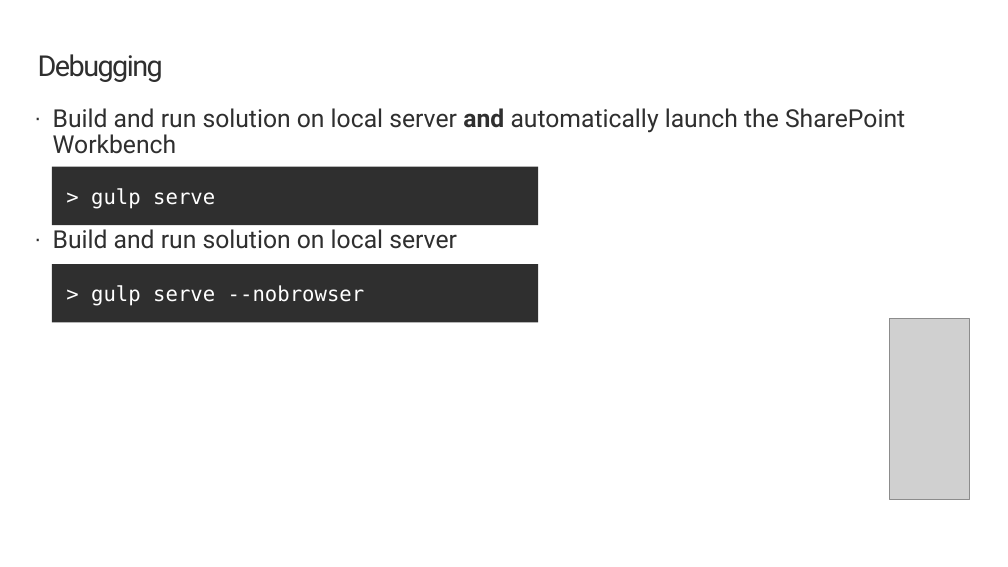
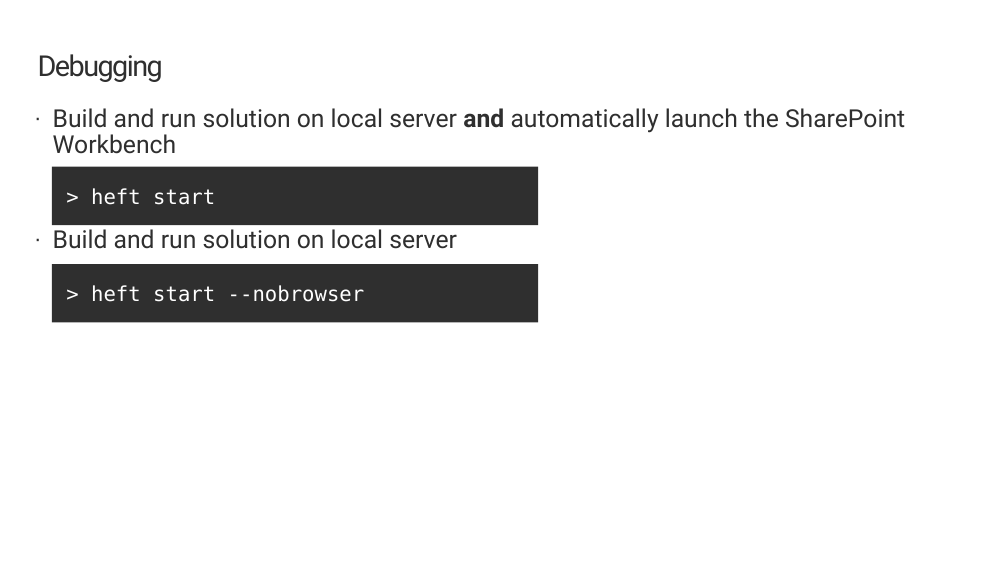
Before and after one commit to SharePoint/sp-dev-training-spfx-web-parts, a slide deck: slide 5 of 02-testing.pptx. Drawn at 1008x567 pixels with LibreOffice and Linux fonts; fonts in the diff are those of the drawing; grey boxes stand for pictures; background and template pictures are left out. Boxes give left, top, right and bottom in pixels: in the first picture for what was removed or moved away, otherwise in the second. Text is boxed around its words. In the diff, an @@ line names an element or a change of style, - is before the commit and + after.

```diff
--- a/02-testing.pptx
+++ b/02-testing.pptx
@@ text in rectangle at (x1=91, y1=188, x2=215, y2=205): text changed @@
-> gulp serve
+> heft start
@@ text in rectangle at (x1=91, y1=285, x2=365, y2=302): text changed @@
-> gulp serve --nobrowser
+> heft start --nobrowser
@@ picture removed at (x1=889, y1=319, x2=969, y2=499) @@
```
Also in this commit, not shown: 59 other files.
